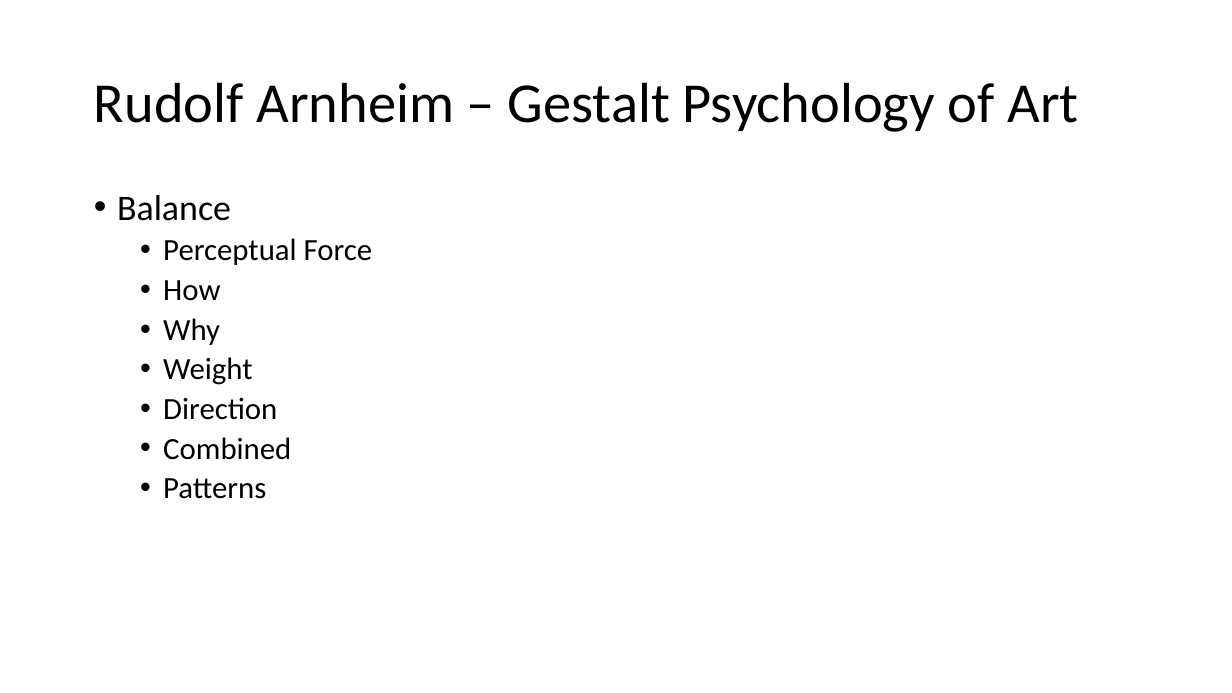
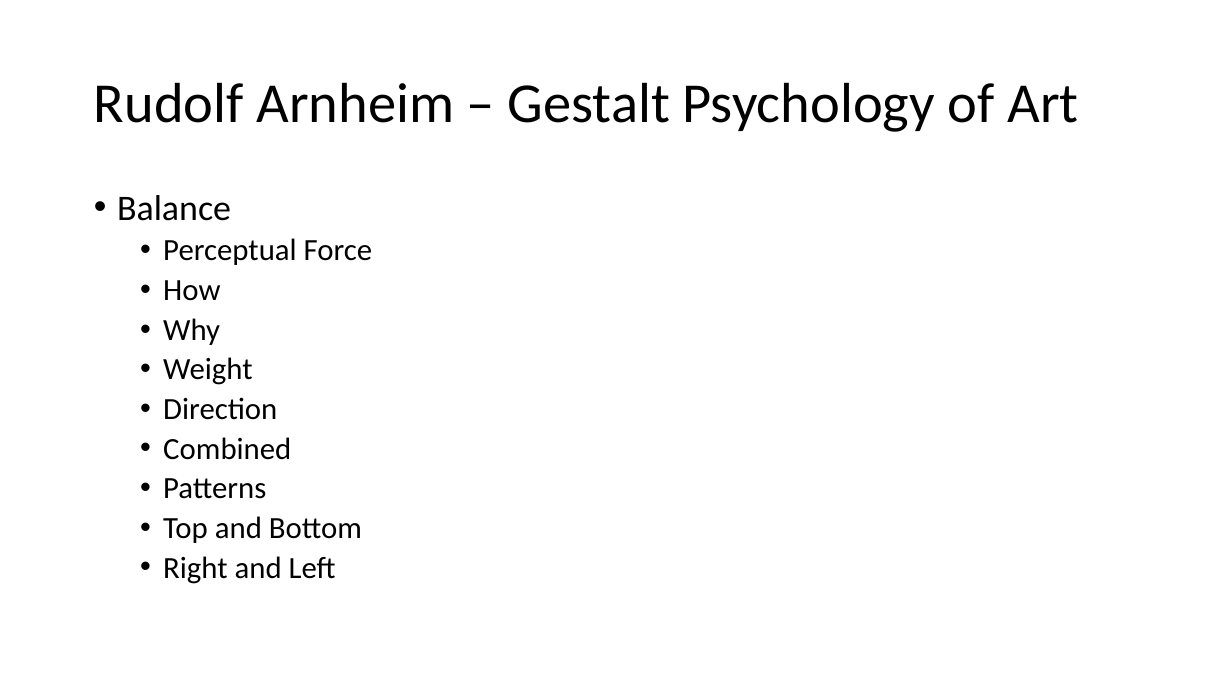
Before and after one commit to PatriciaXiao/Conclusion, a slide deck: slide 13 of Conclusion.pptx. Drawn at 1232x693 pixels with LibreOffice and Linux fonts; fonts in the diff are those of the drawing. Boxes give left, top, right and bottom in pixels: in the first picture for what was removed or moved away, otherwise in the second. Text is boxed around its words. In the diff, an @@ line names an element or a change of style, - is before the commit and + after.

```diff
--- a/Conclusion.pptx
+++ b/Conclusion.pptx
@@ text at (x1=163, y1=516, x2=362, y2=584): paragraphs added @@
+  • Top and Bottom
+  • Right and Left
```
Also in this commit, not shown: 1 other slide changed, 1 slide added, 1 other file.
